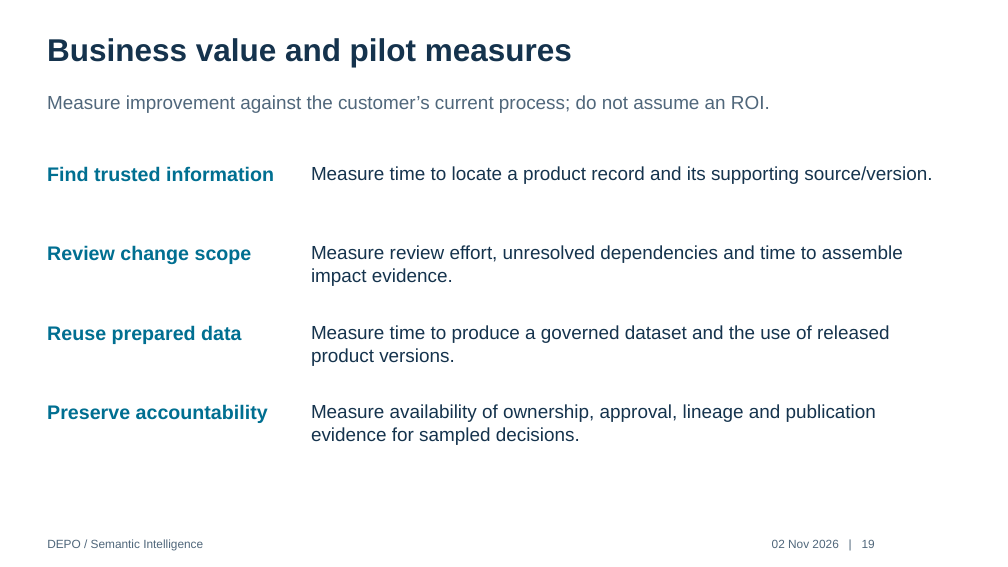
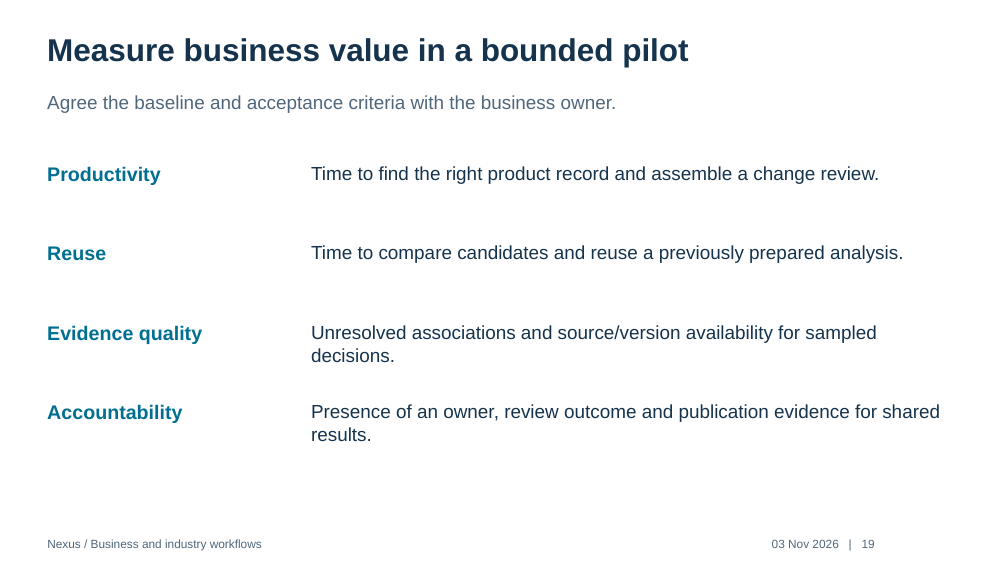
Before and after one commit to dparitosh/PMem, a slide deck: slide 19 of deliverables/DEPO-Workflow-Audited.pptx. Drawn at 1008x567 pixels with LibreOffice and Linux fonts; fonts in the diff are those of the drawing. Boxes give left, top, right and bottom in pixels: in the first picture for what was removed or moved away, otherwise in the second. Text is boxed around its words. In the diff, an @@ line names an element or a change of style, - is before the commit and + after.

Commit message:
Rewrite Nexus business literature with industry workflow diagrams

```diff
--- a/deliverables/DEPO-Workflow-Audited.pptx
+++ b/deliverables/DEPO-Workflow-Audited.pptx
@@ text at [47, 38, 688, 67]: text changed @@
-Business value and pilot measures
+Measure business value in a bounded pilot
@@ text at [47, 95, 617, 113]: text changed @@
-Measure improvement against the customer’s current process; do not assume an ROI.
+Agree the baseline and acceptance criteria with the business owner.
@@ text at [47, 166, 160, 185]: text changed @@
-Find trusted information
+Productivity
@@ text at [311, 166, 880, 184]: text changed @@
-Measure time to locate a product record and its supporting source/version.
+Time to find the right product record and assemble a change review.
@@ text at [47, 246, 106, 261]: text changed @@
-Review change scope
+Reuse
@@ text at [311, 245, 903, 263]: text changed @@
-Measure review effort, unresolved dependencies and time to assemble impact evidence.
+Time to compare candidates and reuse a previously prepared analysis.
@@ text at [47, 325, 202, 344]: text changed @@
-Reuse prepared data
+Evidence quality
@@ text at [311, 325, 876, 362]: text changed @@
-Measure time to produce a governed dataset and the use of released product versions.
+Unresolved associations and source/version availability for sampled decisions.
@@ text at [47, 404, 182, 423]: text changed @@
-Preserve accountability
+Accountability
@@ text at [311, 404, 940, 441]: text changed @@
-Measure availability of ownership, approval, lineage and publication evidence for sampled decisions.
+Presence of an owner, review outcome and publication evidence for shared results.
@@ text at [47, 539, 262, 550]: text changed @@
-DEPO / Semantic Intelligence
+Nexus / Business and industry workflows
```
Also in this commit, not shown: 8 other slides changed, 11 slides added, 11 slides removed, 10 other files.
